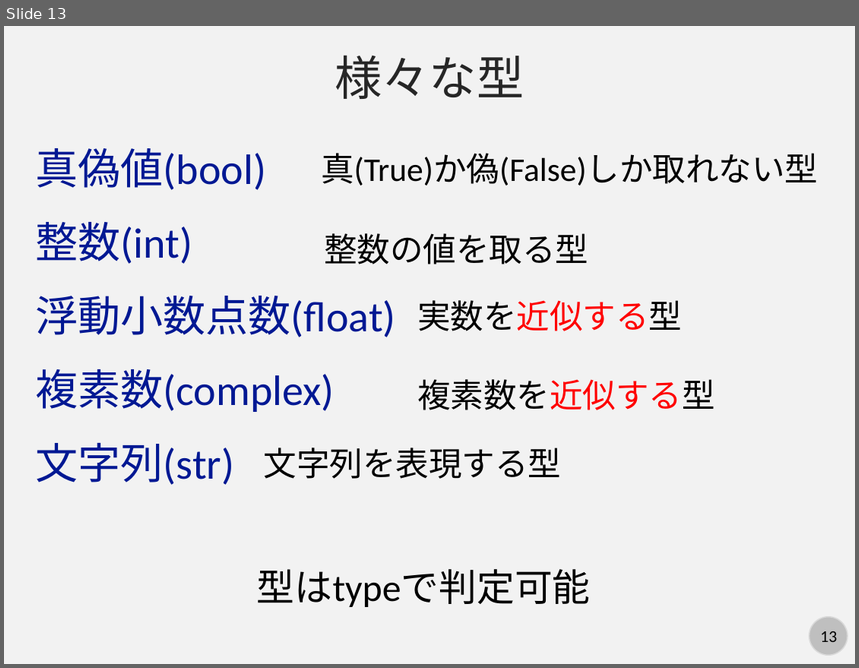
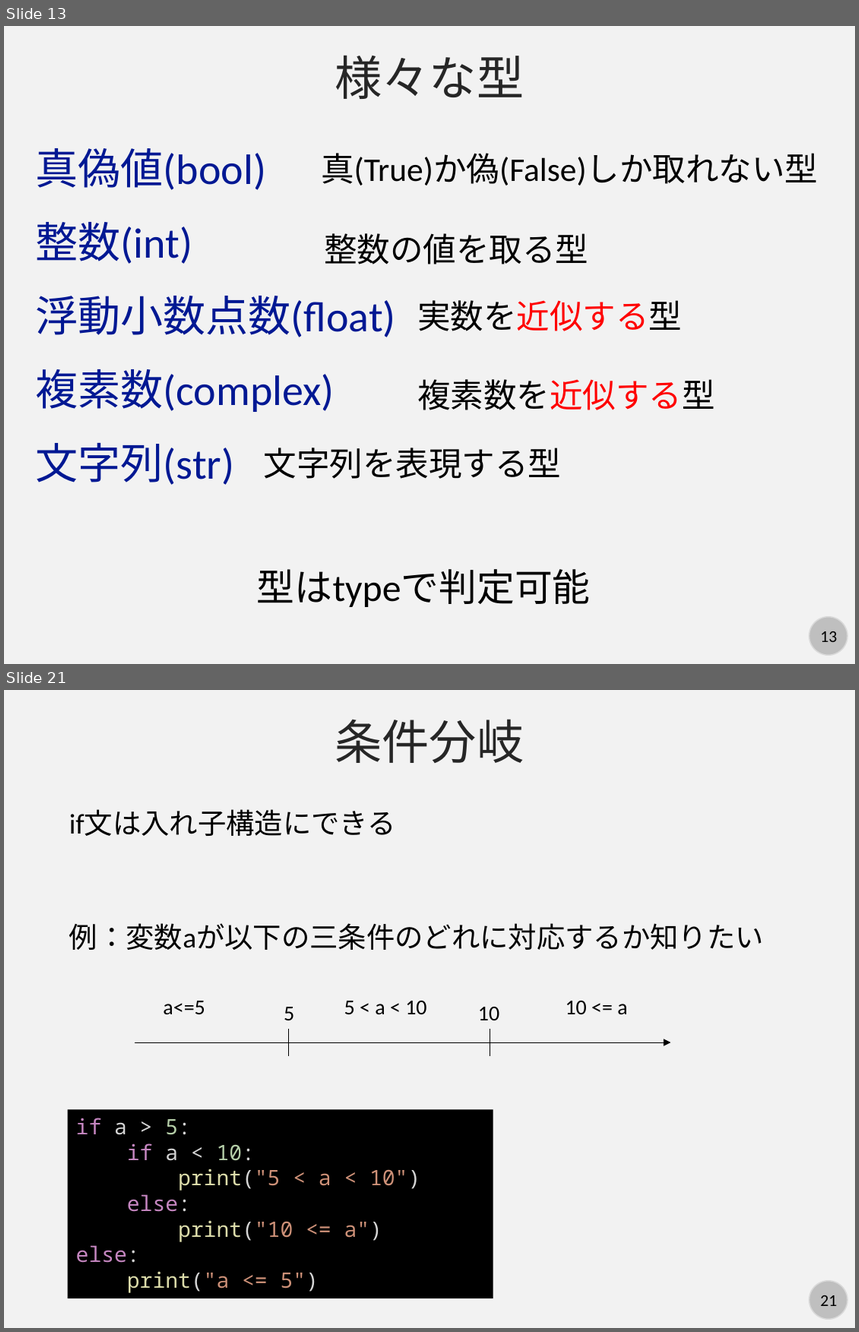
Before and after one commit to kaityo256/python_zero, a slide deck: basic/fig/slide.pptx. Shown one above the other, each under a label of ours: slide 13 before the commit, slides 13 and 21 after it; the slides between them are not shown. The pictures are 859x668 and 859x1332 pixels, drawn with LibreOffice and Linux fonts; fonts in the diff are those of the drawing. Boxes give left, top, right and bottom in pixels: in the first picture for what was removed or moved away, otherwise in the second. Text is boxed around its words. In the diff, an @@ line names an element or a change of style, - is before the commit and + after.

```diff
--- a/basic/fig/slide.pptx
+++ b/basic/fig/slide.pptx
@@ slide 21 added at [4,690,855,1328], background #F2F2F2; not listed: 2 template elements that a slide beside it also shows @@
@@ text added at [335,719,525,763], 40 pt, text #262626 @@
+条件分岐
@@ text added at [69,810,396,836], 24 pt, text #000000 @@
+if文は入れ子構造にできる
@@ text added at [69,923,764,950], 24 pt, text #000000 @@
+例：変数aが以下の三条件のどれに対応するか知りたい
@@ text added at [163,1001,205,1015], 18 pt, text #000000 @@
+a<=5
@@ text added at [284,1007,294,1021], 18 pt, text #000000 @@
+5
@@ text added at [344,1001,427,1015], 18 pt, text #000000 @@
+5 < a < 10
@@ text added at [478,1007,500,1021], 18 pt, text #000000 @@
+10
@@ text added at [566,1001,627,1015], 18 pt, text #000000 @@
+10 <= a
@@ line added from (289, 1030) to (289, 1056), #000000 0.5 pt @@
@@ line added from (490, 1030) to (490, 1056), #000000 0.5 pt @@
@@ arrow added from (135, 1043) to (671, 1043), #000000 0.5 pt @@
@@ rectangle added at [68,1110,493,1299], fill #000000, 18 pt, text #CE9178 @@
+if a > 5:
+if a < 10:
+print("5 < a < 10")
+else:
+print("10 <= a")
+else:
+print("a <= 5")
```
Also in this commit, not shown: 5 slides changed, 6 other slides added, 2 other files.
